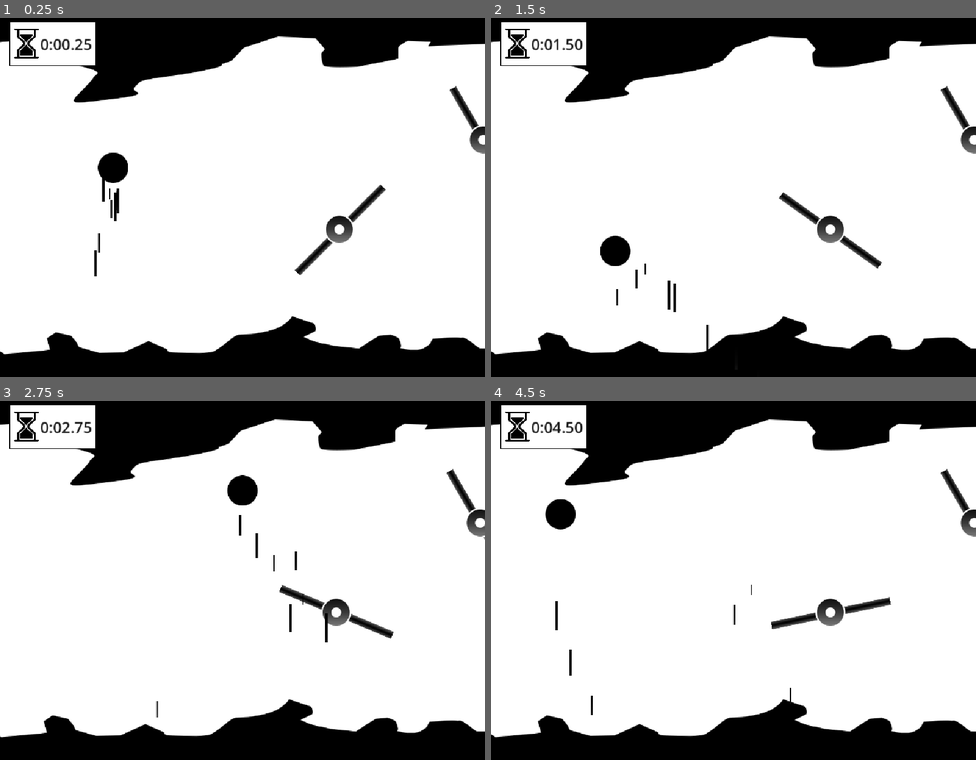
Above: before the commit, frames 1-4 (two rows, left to right).
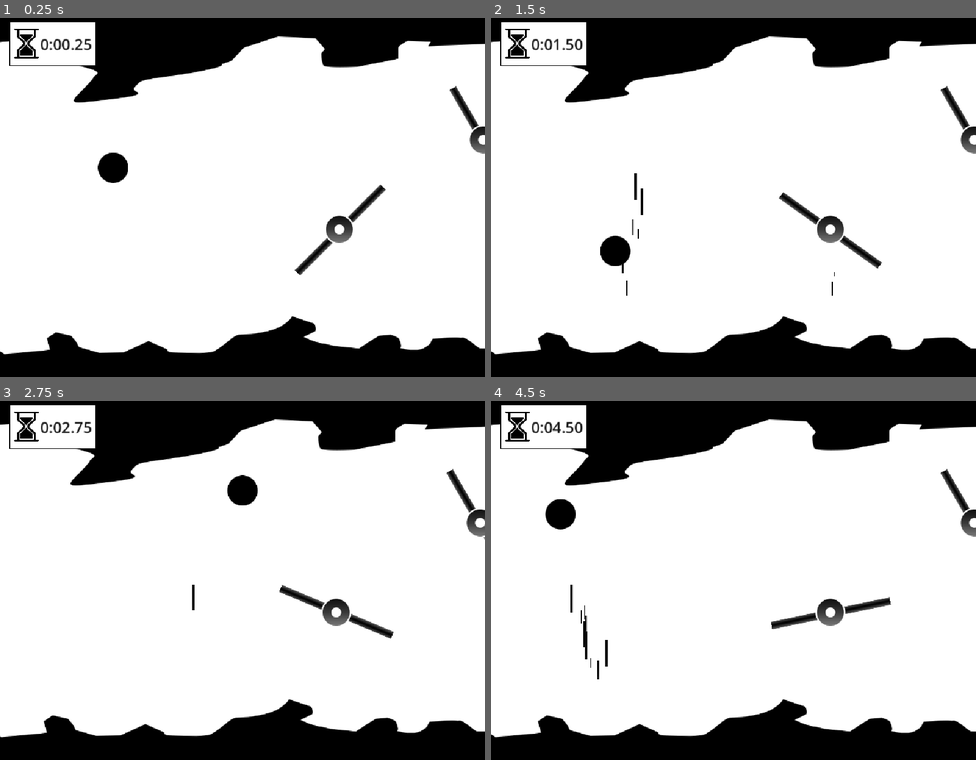
Above: after the commit, the same moments.

Repository: animastralis/trijam-ricochet
Game: Godot game, scene res://assets/world_new.tscn
Two runs of this game, one before a commit and one after it. Both use one fixed random seed, a clock stepped at 60 frames per second and the inputs below.
Inputs (mouse positions are in pixels of both pictures, inside the frame that each line leads up to):
- Up to frame 1 (0.25 s): no input
- Up to frame 2 (1.5 s): move the mouse to (840, 175) at 0.52 s; hold D (boost_right) 0.53-1.28 s; click (840, 175) at 0.67 s; move the mouse to (636, 211) at 1.27 s; hold S (boost_down) from 1.28 s (still down); click (636, 211) at 1.42 s
- Up to frame 3 (2.75 s): move the mouse to (291, 497) at 2.02 s; release S (boost_down) at 2.03 s; hold D (boost_right) from 2.03 s (still down); click (291, 497) at 2.17 s
- Up to frame 4 (4.5 s): move the mouse to (709, 652) at 2.77 s; release D (boost_right) at 2.78 s; hold W (boost_up) 2.78-3.53 s; click (709, 652) at 2.92 s; move the mouse to (879, 634) at 3.52 s; hold A (boost_left) from 3.53 s (still down); click (879, 634) at 3.67 s; move the mouse to (588, 523) at 4.27 s; click (588, 523) at 4.42 s

The runs differ from the first frame. In frame 1, 0.2% of the frame differs, in the area x 19-25%, y 44-72%; in frame 2, 0.4%; in frame 3, 0.3%; in frame 4, 0.4%, in the area x 13-62%, y 51-88%.

Commit message:
Hooked up dash particles to ball

Diff:
--- a/assets/ball.gd
+++ b/assets/ball.gd
@@ -2,6 +2,9 @@
 extends RigidBody2D
 
 @export var boost_strength := 1000.0
+
+@onready var particles := $Pivot/CPUParticles2D
+@onready var pivot := $Pivot
 
 
 func _input(event: InputEvent) -> void:
@@ -25,7 +28,11 @@
 	var target := get_global_mouse_position()
 	var boost_direction := (target - global_position).normalized()
 	apply_central_impulse(boost_direction * boost_strength)
+	pivot.rotation = -boost_direction.angle()
+	particles.emitting = true
 
 
 func boost_dir(direction: Vector2) -> void:
 	apply_central_impulse(direction * boost_strength)
+	pivot.rotation = -direction.angle()
+	particles.emitting = true
--- a/assets/ball.tscn
+++ b/assets/ball.tscn
@@ -180,17 +180,21 @@
 [node name="AnimationPlayer" type="AnimationPlayer" parent="." unique_id=1825227115]
 libraries/ = SubResource("AnimationLibrary_wsu4s")
 
-[node name="CPUParticles2D" type="CPUParticles2D" parent="." unique_id=796261613]
-position = Vector2(0, 65)
+[node name="Pivot" type="Node2D" parent="." unique_id=1385810798]
+
+[node name="CPUParticles2D" type="CPUParticles2D" parent="Pivot" unique_id=796261613]
+position = Vector2(32, 0)
 scale = Vector2(1.015, 1.015)
+emitting = false
+amount = 16
 texture = ExtResource("3_l30l0")
 lifetime = 0.61
+one_shot = true
 preprocess = 0.67
 explosiveness = 0.13
 draw_order = 1
 emission_shape = 1
 emission_sphere_radius = 32.0
-direction = Vector2(0, 20)
 spread = 4.64
 gravity = Vector2(0, 0)
 initial_velocity_min = 20.0
--- a/assets/elapsed_time.gd
+++ b/assets/elapsed_time.gd
@@ -8,7 +8,6 @@
 	elapsed_time += delta
 	var minutes: int = elapsed_time / 60
 	var seconds: int = int(elapsed_time) % 60
-	print(seconds)
 	var seconds_str: String
 	if seconds < 10:
 		seconds_str = "0" + str(seconds)
